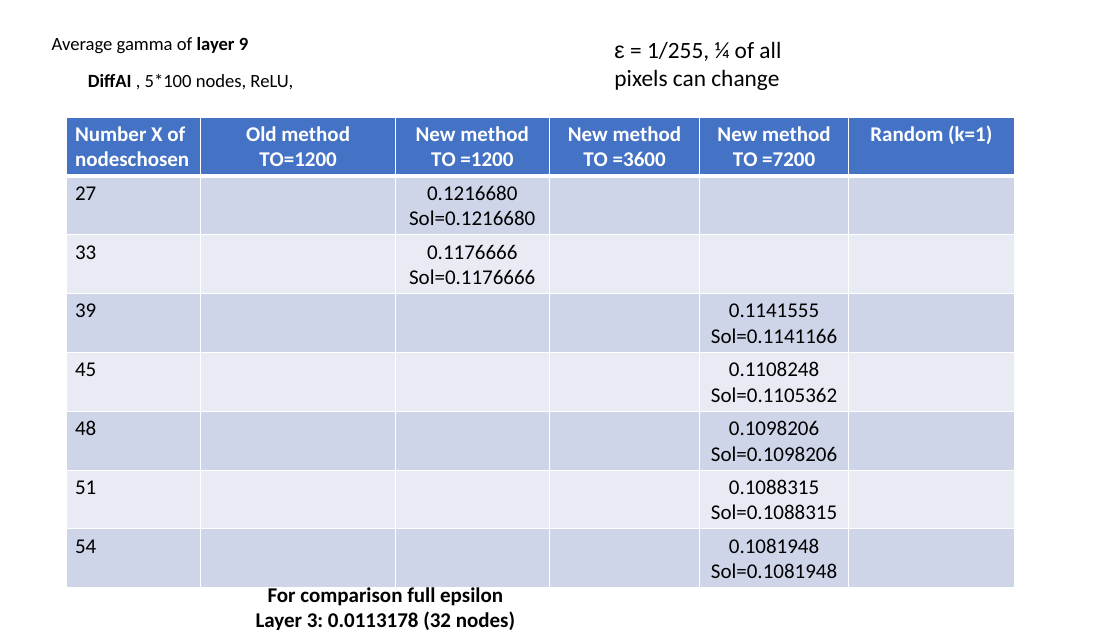
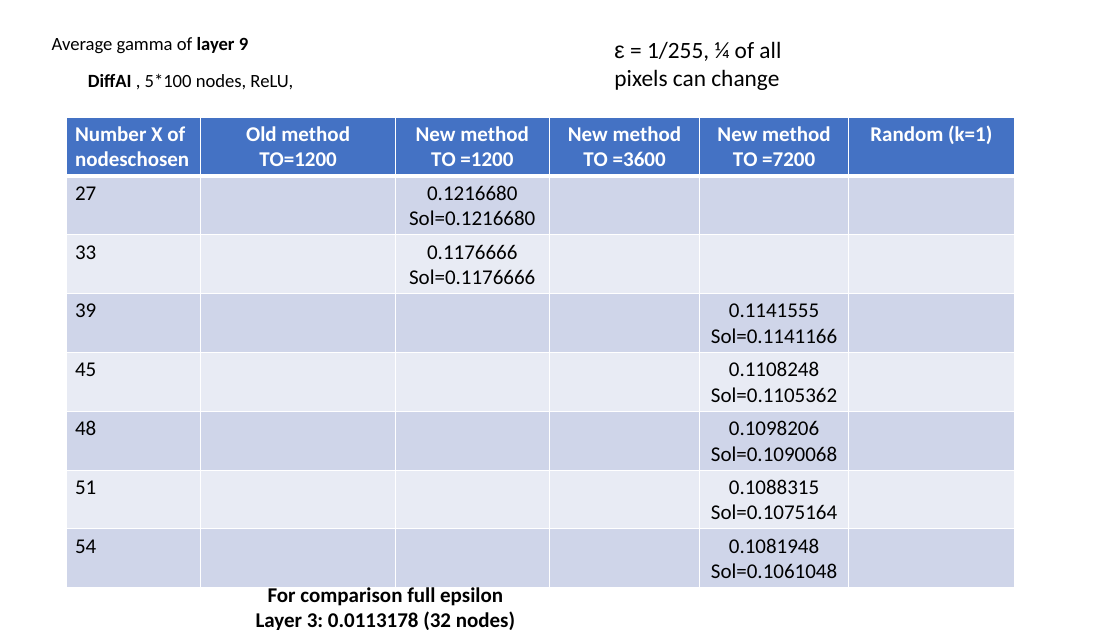
Before and after one commit to blaisegenest/vericompensate, a slide deck: slide 12 of lipschitz/Test.pptx. Drawn at 1120x630 pixels with LibreOffice and Linux fonts; fonts in the diff are those of the drawing. Boxes give left, top, right and bottom in pixels: in the first picture for what was removed or moved away, otherwise in the second. Text is boxed around its words. In the diff, an @@ line names an element or a change of style, - is before the commit and + after.

Commit message:
update table

```diff
--- a/lipschitz/Test.pptx
+++ b/lipschitz/Test.pptx
@@ table at (x1=66, y1=117, x2=1015, y2=587) @@
-row 6, column 5: 0.1098206 / Sol=0.1098206
+row 6, column 5: 0.1098206 / Sol=0.1090068
-row 7, column 5: 0.1088315 / Sol=0.1088315
+row 7, column 5: 0.1088315 / Sol=0.1075164
-row 8, column 5: 0.1081948 / Sol=0.1081948
+row 8, column 5: 0.1081948 / Sol=0.1061048
```
